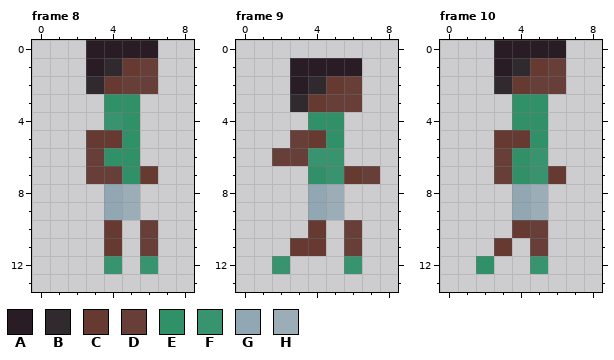
Pixel-art file -- Assets/PersonalAssets/NPC/Day3/ManDayThreeCorrectRightWalk.aseprite. That is the earlier state.
9x14 pixels, 10 frames. Shown: frame 8, frame 9, frame 10. The commit also changed other frames, which this record leaves out.
Palette (. is transparent): A #291c25  B #30292e  C #663931  D #673f38  E #309169  F #37946e  G #91a7b3  H #9badb7
Once edited:
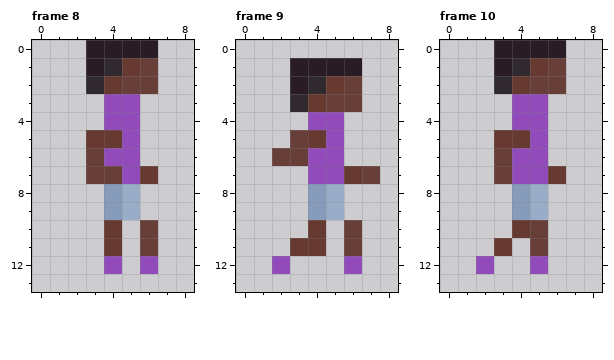
From the commit log: Asset update Added new skins for NPCs on day 3
What changed:
colour E: #309169 -> #914bba
colour G: #91a7b3 -> #869cba
colour H: #9badb7 -> #9aadc8
Frame 8:
y 4: x 4 F -> E
y 12: x 4 F -> E; x 6 F -> E
Frame 9:
y 6: x 4..5 FF -> EE
y 7: x 5 F -> E
y 12: x 2 F -> E; x 6 F -> E
Frame 10:
y 6..7: x 5 F -> E
y 12: x 5 F -> E
Pixel boxes of the changes (left, top, right, bottom) in both pictures:
changed: (104, 94, 158, 274)
changed: (272, 112, 362, 274)
changed: (476, 94, 548, 274)
